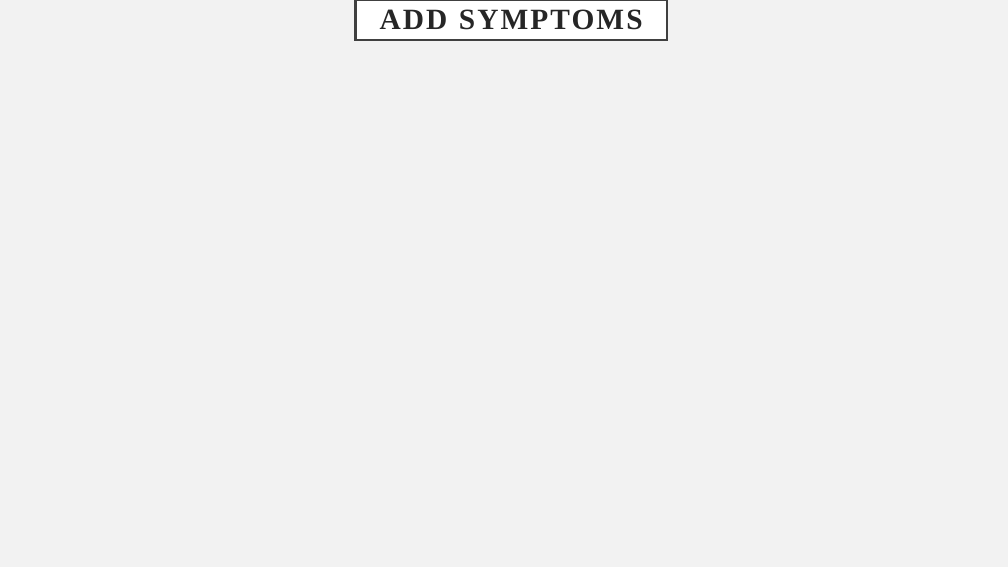
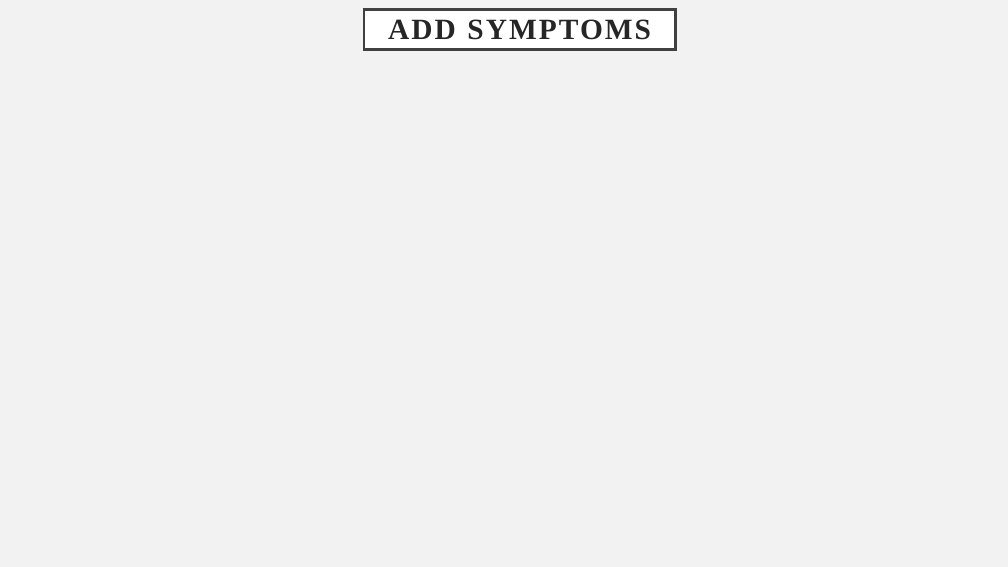
Before and after one commit to SHREYASX07/diseaseprediction-doctorrecommendation, a slide deck: slide 20 of Dpdr ppt.pptx. Drawn at 1008x567 pixels with LibreOffice and Linux fonts; fonts in the diff are those of the drawing; background and template pictures are left out. Boxes give left, top, right and bottom in pixels: in the first picture for what was removed or moved away, otherwise in the second. Text is boxed around its words. In the diff, an @@ line names an element or a change of style, - is before the commit and + after.

```diff
--- a/Dpdr ppt.pptx
+++ b/Dpdr ppt.pptx
@@ title "ADD SYMPTOMS": place and size @@
-title "ADD SYMPTOMS" at bbox=[355, 0, 667, 40]
+title "ADD SYMPTOMS" at bbox=[364, 10, 675, 50]
```
Also in this commit, not shown: 16 other slides changed, 2 other files.
